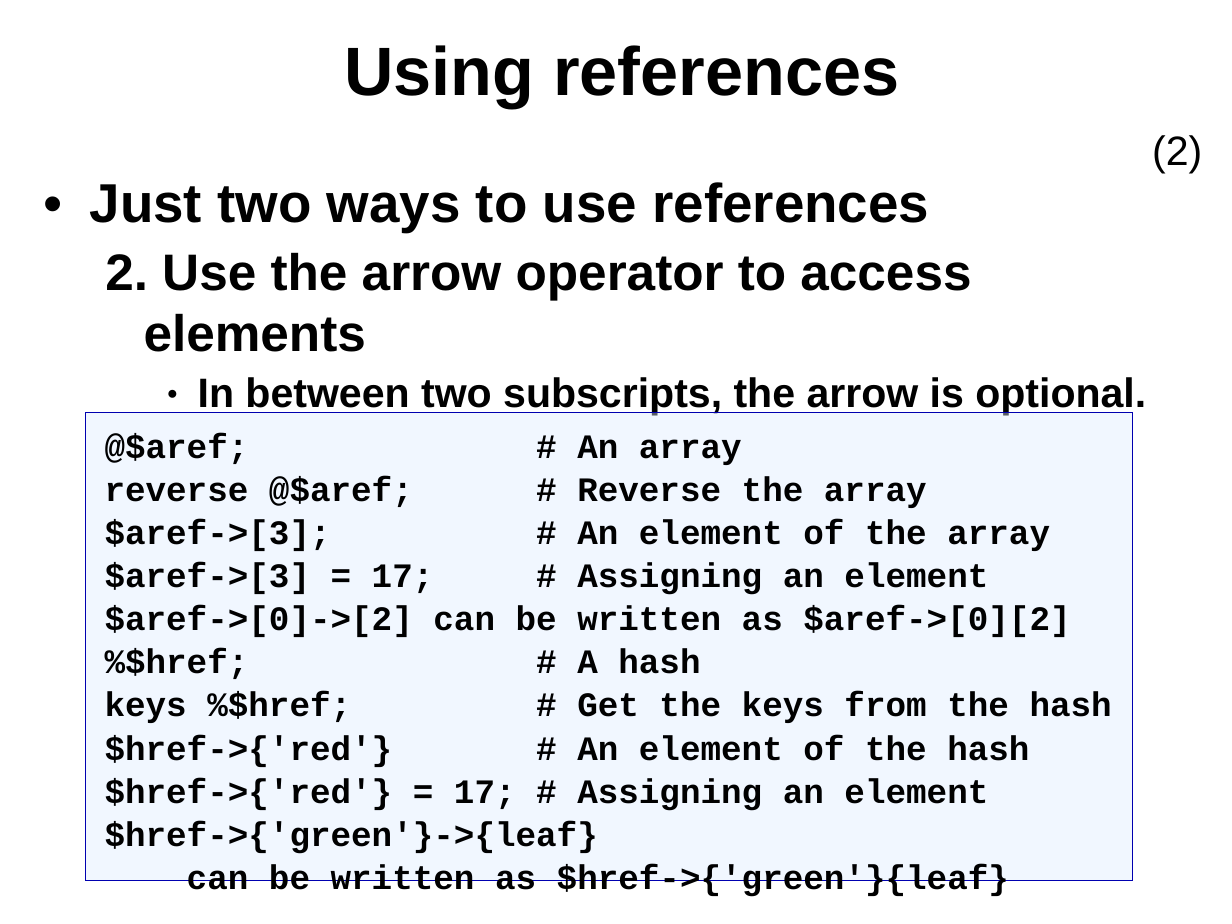
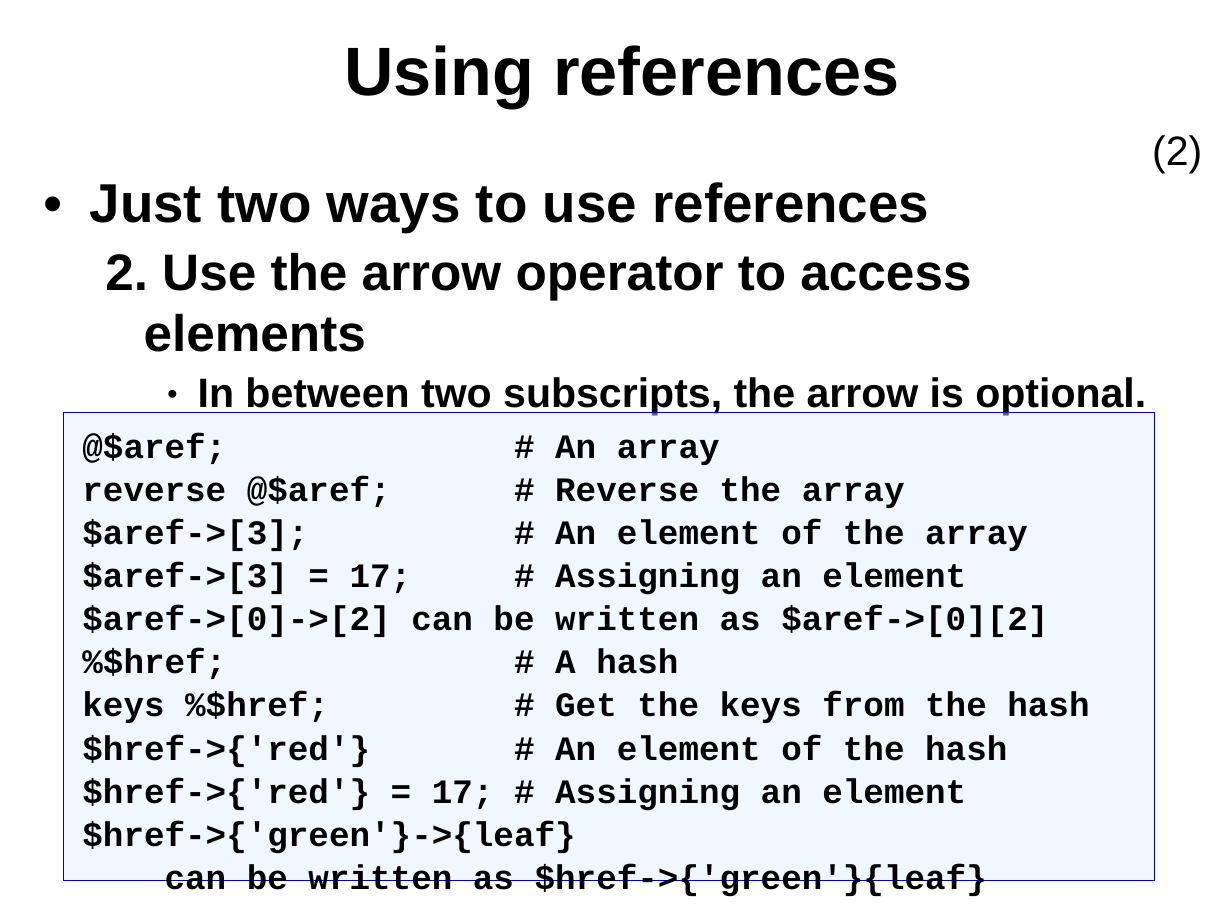
Before and after one commit to kberov/PerlProgrammingCourse, a slide deck: slide 8 of 08_references.odp. Drawn at 1232x924 pixels with LibreOffice and Linux fonts; fonts in the diff are those of the drawing; background and template pictures are left out. Boxes give left, top, right and bottom in pixels: in the first picture for what was removed or moved away, otherwise in the second. Text is boxed around its words. In the diff, an @@ line names an element or a change of style, - is before the commit and + after.

Commit message:
references updated

```diff
--- a/08_references.odp
+++ b/08_references.odp
@@ rectangle "@$aref; # An array": place and size @@
-rectangle "@$aref; # An array" at [85,413,1132,881]
+rectangle "@$aref; # An array" at [63,413,1154,881]
```
Also in this commit, not shown: 7 other slides changed.
